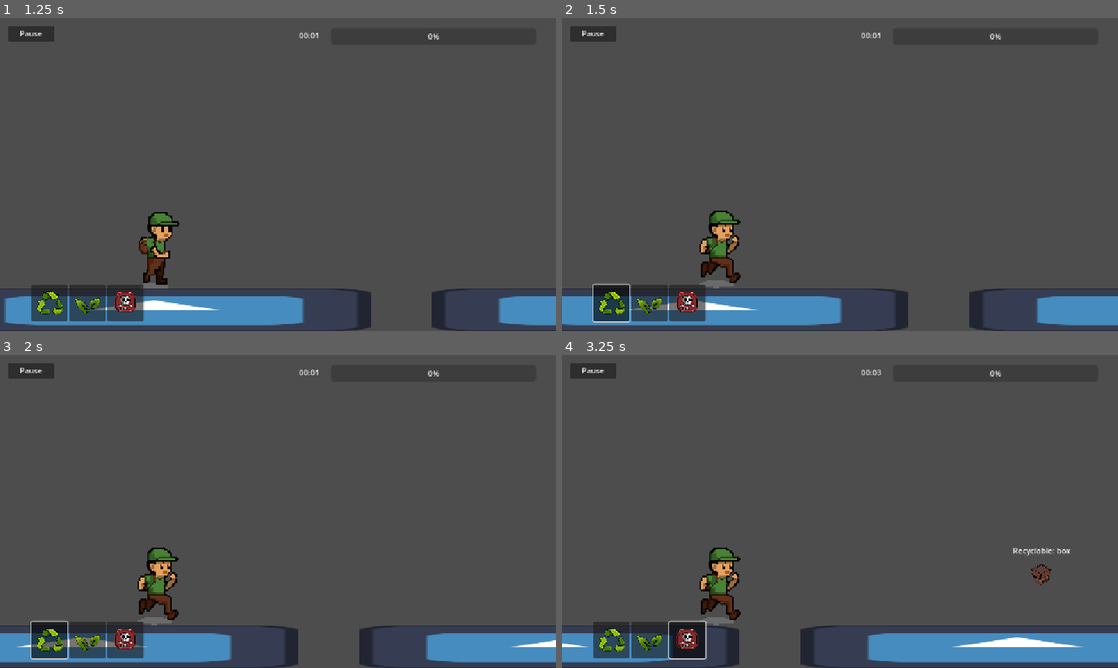
Above: before the commit, frames 1-4 (two rows, left to right).
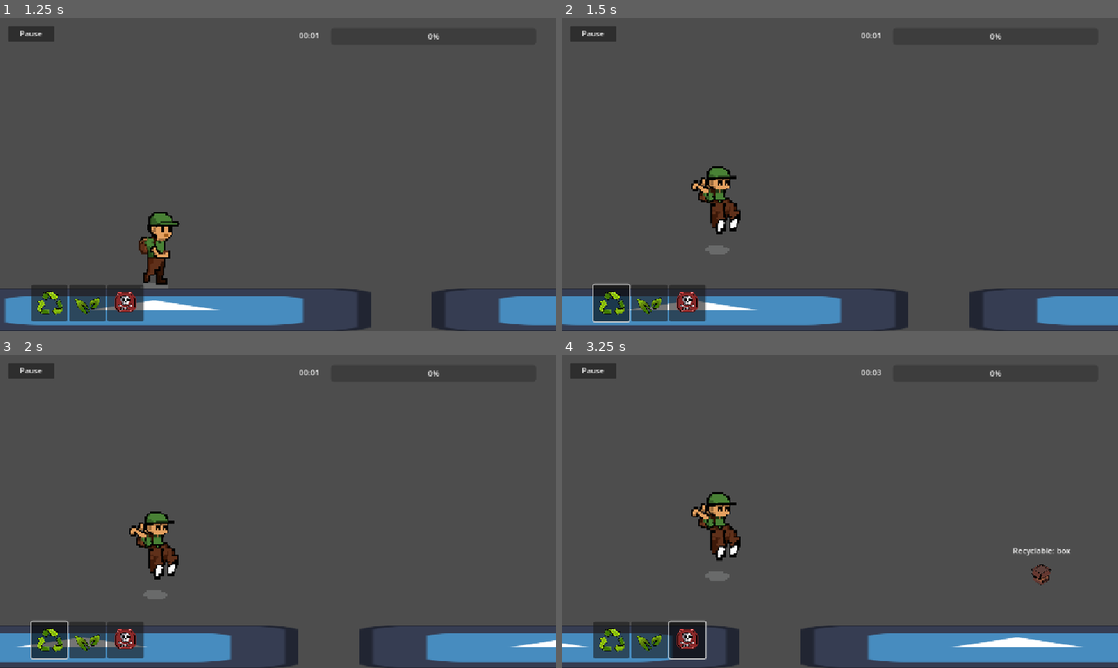
Above: after the commit, the same moments.

Repository: wends05/trash-trek
Game: Godot game, scene res://scenes/MainMenu.tscn
Two runs of this game, one before a commit and one after it. Both use one fixed random seed, a clock stepped at 60 frames per second and the inputs below. The engine's default icon, where the game draws it, is replaced by a stand-in: a white triangle on a blue panel in a dark square.
Inputs (mouse positions are in pixels of both pictures, inside the frame that each line leads up to):
- Up to frame 1 (1.25 s): click "Start" at 0.5 s
- Up to frame 2 (1.5 s): click (612, 302) at 1.25 s
- Up to frame 3 (2 s): no input
- Up to frame 4 (3.25 s): click (650, 639) at 2 s; click (689, 639) at 2.75 s

Frame 1 is identical in both runs. In frame 2, 1.9% of the frame differs, in the area x 23-33%, y 47-87%; in frame 3, 1.8%; in frame 4, 2.1%, in the area x 23-33%, y 43-87%.

Commit message:
Update player physics

Diff:
--- a/project.godot
+++ b/project.godot
@@ -41,6 +41,11 @@
 , Object(InputEventJoypadMotion,"resource_local_to_scene":false,"resource_name":"","device":0,"axis":0,"axis_value":1.0,"script":null)
 ]
 }
+left_click={
+"deadzone": 0.2,
+"events": [Object(InputEventMouseButton,"resource_local_to_scene":false,"resource_name":"","device":-1,"window_id":0,"alt_pressed":false,"shift_pressed":false,"ctrl_pressed":false,"meta_pressed":false,"button_mask":0,"position":Vector2(0, 0),"global_position":Vector2(0, 0),"factor":1.0,"button_index":1,"canceled":false,"pressed":false,"double_click":false,"script":null)
+]
+}
 
 [layer_names]
 
--- a/scenes/Player.tscn
+++ b/scenes/Player.tscn
@@ -108,8 +108,10 @@
 position = Vector2(8, 8)
 scale = Vector2(0.365234, 0.400391)
 sprite_frames = SubResource("SpriteFrames_70d11")
-animation = &"running"
+animation = &"jump"
 autoplay = "running"
+frame = 2
+frame_progress = 0.0283639
 
 [node name="Sprite2D" type="Sprite2D" parent="."]
 position = Vector2(-1.90735e-06, -1.49997)
--- a/scenes/trash.tscn
+++ b/scenes/trash.tscn
@@ -1,7 +1,7 @@
 [gd_scene load_steps=4 format=3 uid="uid://dqgiuo0067y6w"]
 
 [ext_resource type="Script" uid="uid://b6pg52u1v07rs" path="res://scripts/trash.gd" id="1_21d64"]
-[ext_resource type="Texture2D" uid="uid://b4dllmycwldy6" path="res://assets/trash/Biodegradable/Branches.png" id="2_exrr5"]
+[ext_resource type="Texture2D" uid="uid://b4dllmycwldy6" path="res://assets/trash/Biodegradable/branches.png" id="2_exrr5"]
 
 [sub_resource type="RectangleShape2D" id="RectangleShape2D_exrr5"]
 size = Vector2(32, 32)
--- a/scripts/player.gd
+++ b/scripts/player.gd
@@ -2,52 +2,58 @@
 
 class_name Player
 
-const SPEED = 300.0
-const JUMP_VELOCITY = -600.0
+@export var jump_force = -400.0
+@export var max_jump_time: float = 0.3
 
 @onready var animated_sprite: AnimatedSprite2D = $AnimatedSprite2D
+var jump_timer: float = 0.0
 var is_jumping: bool = false
 
 func _ready() -> void:
 	add_to_group("Player")
-	if animated_sprite:
-		animated_sprite.play("running")
 
 func _physics_process(delta: float) -> void:
-	player_gravity(delta)
-	player_jump()
-	animations()
+	player_fall(delta)
+	player_jump(delta)
+	player_run()
 	move_and_slide()
 
-func player_jump() -> void:
-	if Input.is_action_just_pressed("ui_accept") and is_on_floor():
-		velocity.y = JUMP_VELOCITY
+func player_jump(time) -> void:
+	if Input.is_action_just_pressed("left_click") and is_on_floor():
 		is_jumping = true
-		play_jump_animation()
+		jump_timer = 0.0
 
-func play_jump_animation():
-	if animated_sprite:
-		animated_sprite.play("jump")
+	if Input.is_action_pressed("left_click") and is_jumping:
+		if jump_timer < max_jump_time:
+			velocity.y = jump_force
+			jump_timer += time
+			play_animation(Utils.PlayerMotion.Jump)
+		else:
+			is_jumping = false
+			play_animation(Utils.PlayerMotion.Fall)
 
-func player_gravity(delta: float) -> void:
+	if Input.is_action_just_released("left_click"):
+		is_jumping = false
+		play_animation(Utils.PlayerMotion.Fall)
+
+func player_fall(delta: float) -> void:
 	if not is_on_floor():
 		velocity += get_gravity() * delta
-	else:
-		if is_jumping:
-			is_jumping = false
+		if velocity.y > 0:
+			play_animation(Utils.PlayerMotion.Fall)
 
-			if animated_sprite:
-				animated_sprite.play("running")
+func player_run():
+	if is_on_floor():
+		play_animation(Utils.PlayerMotion.Run)
 
-func animations():
-	if not animated_sprite:
-		return
-
-
-	if is_on_floor() and not is_jumping:
-			animated_sprite.play("running")
-	elif not is_on_floor() and velocity.y > 0:
-			animated_sprite.play("falling")
+func play_animation(animation: Utils.PlayerMotion) -> void:
+	match animation:
+		Utils.PlayerMotion.Jump:
+			animated_sprite.play('jump')
+		Utils.PlayerMotion.Fall:
+			animated_sprite.play('falling')
+		Utils.PlayerMotion.Run:
+			animated_sprite.play('running')
 
 func increment_trash(type: Utils.TrashType):
 	Game.trash_collected.emit(type)
--- a/scripts/trash.gd
+++ b/scripts/trash.gd
@@ -9,15 +9,8 @@
 var trash_item_resource: TrashResource
 
 func _ready() -> void:
-	trash_item_resource = Utils.get_random_trash_item()
-	var texture_path = trash_item_resource.get_trash_texture_path()
-
-	var texture = load(texture_path)
-	trash_texture.texture = texture
-
+	load_trash()
 	add_to_group("Trash")
-
-	trash_label.text = "%s: %s" % [trash_item_resource.trash_type, trash_item_resource.trash_name]
 
 func _physics_process(delta: float) -> void:
 	position.x -= terrain_manager.speed * delta
@@ -28,3 +21,10 @@
 func _on_area_area_entered(area: Area2D) -> void:
 	if area is GroundArea:
 		area.bring_trash_above(self, 0)
+
+func load_trash() -> void:
+	trash_item_resource = Utils.get_random_trash_item()
+	var texture_path = trash_item_resource.get_trash_texture_path()
+	var texture = load(texture_path)
+	trash_texture.texture = texture
+	trash_label.text = "%s: %s" % [trash_item_resource.trash_type, trash_item_resource.trash_name]
--- a/scripts/utils.gd
+++ b/scripts/utils.gd
@@ -24,6 +24,12 @@
 	OutOfEnergy,
 }
 
+enum PlayerMotion {
+	Jump,
+	Fall,
+	Run,
+}
+
 const TRASHES = [
 	preload("res://trash_resource/biodegradable/branches.tres"),
 	preload("res://trash_resource/biodegradable/crumpled.tres"),
Not shown, changed: assets/trash/Biodegradable/Branches.png.import
Not shown, changed: assets/trash/Recyclable/Box.png.import
